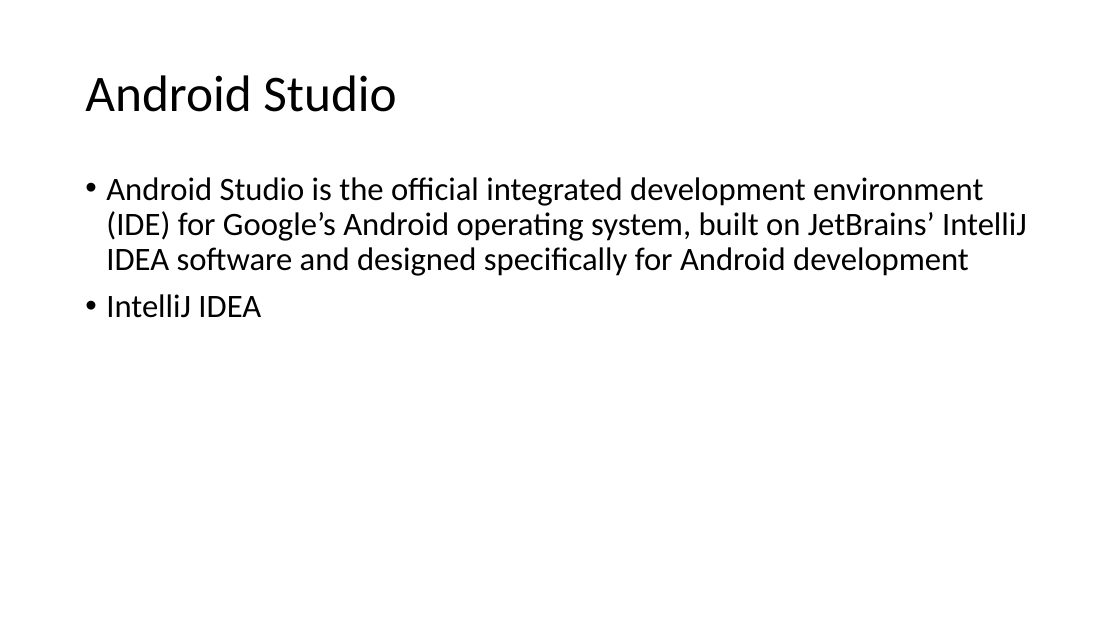
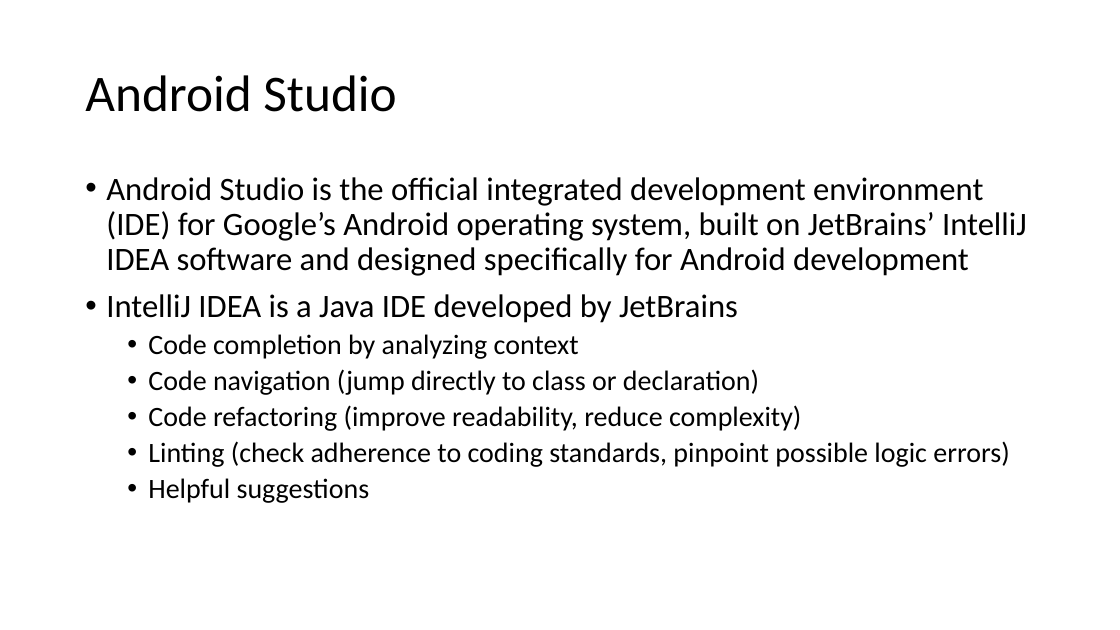
Before and after one commit to russellu/cs230, a slide deck: slide 12 of Lecture_HelloWorld.pptx (slide 3 before the commit). Drawn at 1120x630 pixels with LibreOffice and Linux fonts; fonts in the diff are those of the drawing. Boxes give left, top, right and bottom in pixels: in the first picture for what was removed or moved away, otherwise in the second. Text is boxed around its words. In the diff, an @@ line names an element or a change of style, - is before the commit and + after.

```diff
--- a/Lecture_HelloWorld.pptx
+++ b/Lecture_HelloWorld.pptx
@@ text at (x1=106, y1=294, x2=1009, y2=503): text changed; size 28 to 24 pt @@
-• IntelliJ IDEA
+• IntelliJ IDEA is a Java IDE developed by JetBrains
+  • Code completion by analyzing context
+  • Code navigation (jump directly to class or declaration)
+  • Code refactoring (improve readability, reduce complexity)
+  • Linting (check adherence to coding standards, pinpoint possible logic errors)
+  • Helpful suggestions
```
Also in this commit, not shown: 3 other slides changed, 13 slides added, 10 slides removed, 3 other files.
